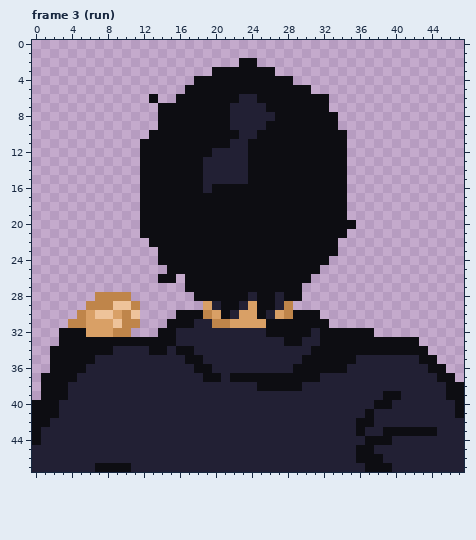
Edited in one commit: pixel-art file (assets/aseprite files/mainidle.aseprite). The picture above is the old version.
48x48 pixels, 16 frames. Shown: frame 3 (run). The commit also changed other frames, which this record leaves out.
Once edited:
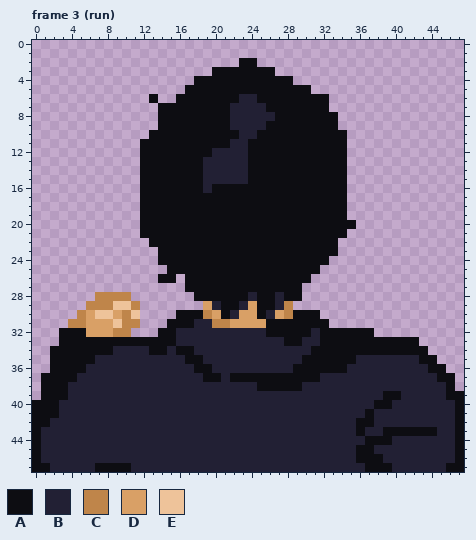
Palette (. is transparent): A #0d0d12  B #222034  C #bf854a  D #d9a066  E #eec39a
Diff:
--- frame 3 (run)
@@ x 45..47 @@
 37 AA.
-38 BAA
+38 BA.
 39 BAA
@@ x 0..47 @@
 41 AAABBBBBBBBBBBBBBBBBBBBBBBBBBBBBBBBBBABBBBBBBBBA
-42 AABBBBBBBBBBBBBBBBBBBBBBBBBBBBBBBBBBAABBBBBBBBBB
-43 ABBBBBBBBBBBBBBBBBBBBBBBBBBBBBBBBBBBABBAAAAAABBB
-44 ABBBBBBBBBBBBBBBBBBBBBBBBBBBBBBBBBBBBAAABBBBBBBB
-45 BBBBBBBBBBBBBBBBBBBBBBBBBBBBBBBBBBBBAABBBBBBBBBB
-46 BBBBBBBBBBBBBBBBBBBBBBBBBBBBBBBBBBBBAAABBBBBBBBB
-47 BBBBBBBAAAABBBBBBBBBBBBBBBBBBBBBBBBBBAAABBBBBBBB
+42 AABBBBBBBBBBBBBBBBBBBBBBBBBBBBBBBBBBAABBBBBBBBBA
+43 ABBBBBBBBBBBBBBBBBBBBBBBBBBBBBBBBBBBABBAAAAAABBA
+44 ABBBBBBBBBBBBBBBBBBBBBBBBBBBBBBBBBBBBAAABBBBBBBA
+45 ABBBBBBBBBBBBBBBBBBBBBBBBBBBBBBBBBBBAABBBBBBBBBA
+46 ABBBBBBBBBBBBBBBBBBBBBBBBBBBBBBBBBBBAAABBBBBBBBA
+47 AABBBBBAAAABBBBBBBBBBBBBBBBBBBBBBBBBBAAABBBBBBAA
Changed places in both pictures, as pixel boxes (x1, y1, x2, y2):
erased: (455, 382, 464, 391)
changed: (446, 418, 464, 472)
changed: (32, 445, 50, 472)
